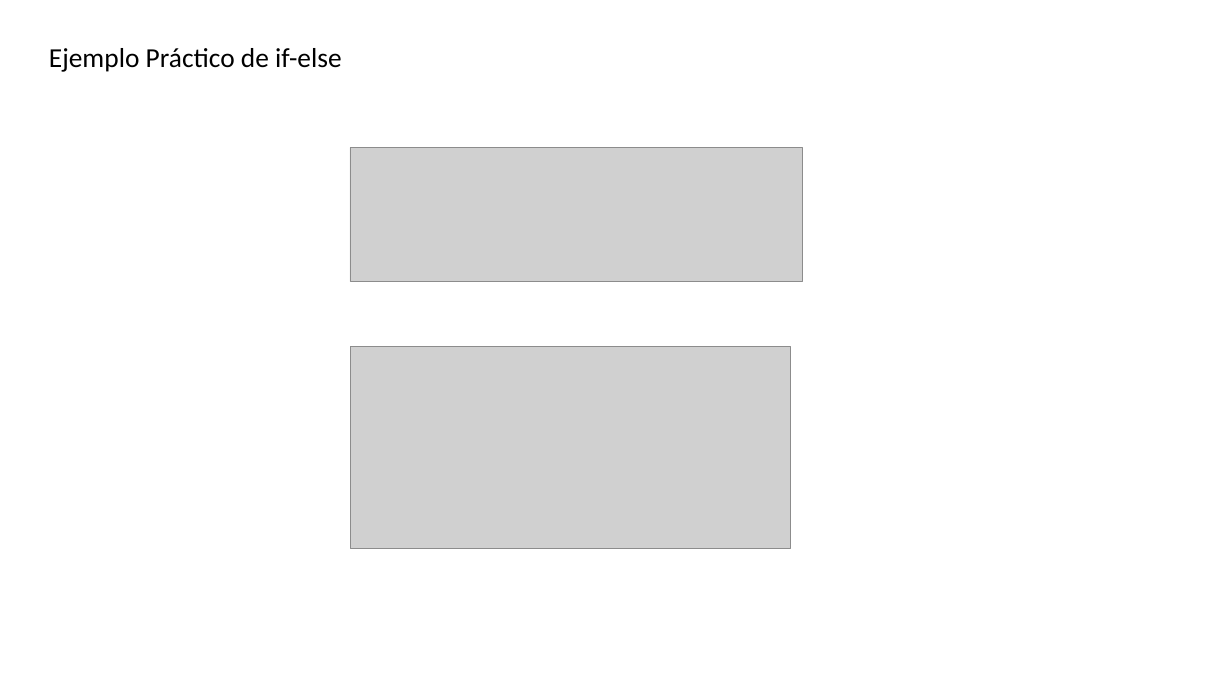
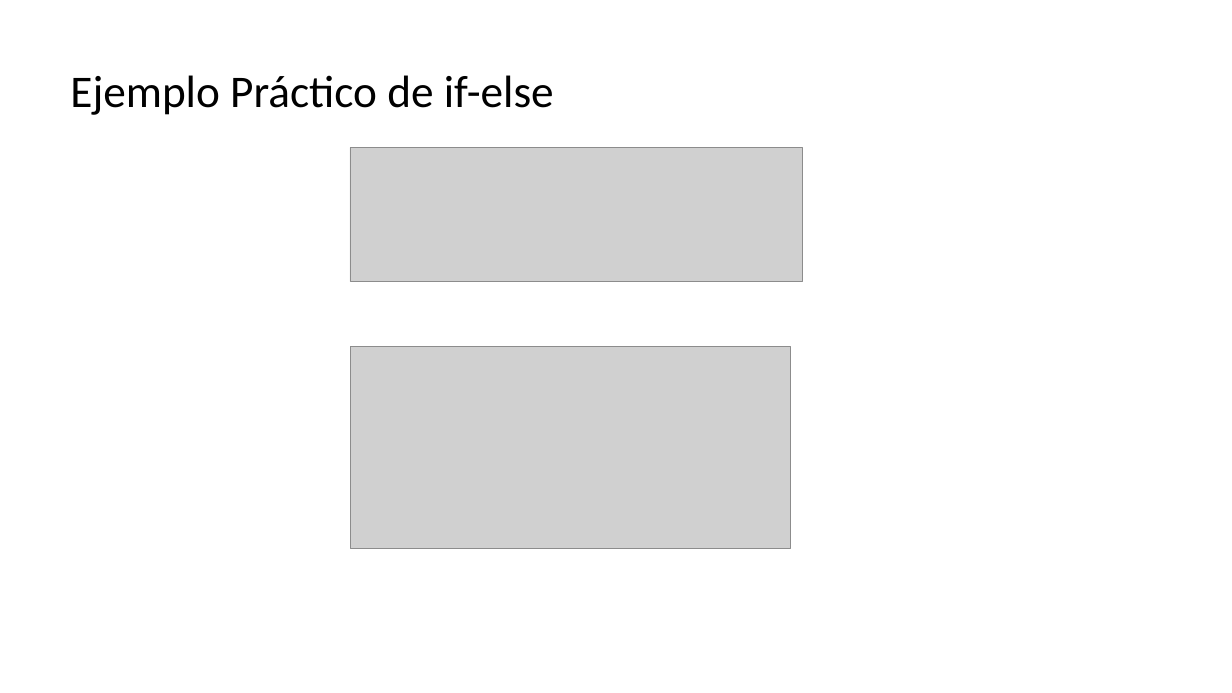
Before and after one commit to CesarLopez-Profe/Fundamentos_Python, a slide deck: slide 26 of Slides/2_Estruc_Ctrl_Condic.pptx. Drawn at 1232x693 pixels with LibreOffice and Linux fonts; fonts in the diff are those of the drawing; grey boxes stand for pictures; background and template pictures are left out. Boxes give left, top, right and bottom in pixels: in the first picture for what was removed or moved away, otherwise in the second. Text is boxed around its words. In the diff, an @@ line names an element or a change of style, - is before the commit and + after.

```diff
--- a/Slides/2_Estruc_Ctrl_Condic.pptx
+++ b/Slides/2_Estruc_Ctrl_Condic.pptx
@@ text "Ejemplo Práctico de if-else" moved from (x1=49, y1=48, x2=342, y2=72) to (x1=70, y1=75, x2=554, y2=115) @@
@@ text "Ejemplo Práctico de if-else" at (x1=70, y1=75, x2=554, y2=115): size 24.2 to 40 pt; line spacing 0.7 to 0.9 @@
```
Also in this commit, not shown: 10 other slides changed, 1 other file.
